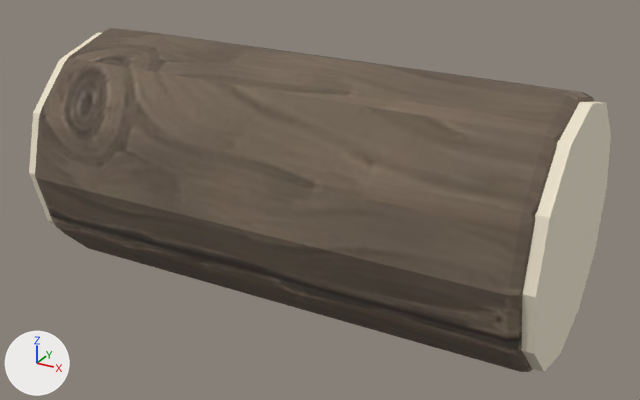
Renders of the glTF model assets/models/items/mushroom_wood.glb from each side of a commit.
Both versions are drawn from a 50 mm lens placed at (0.285, -0.506, 0.33), pointed at (0.008, -0.002, 0.078). The axes (+X, +Y, +Z) are drawn at lower left. The lights are the same throughout. The older version comes first. Vertices at exactly the same position are counted once.

In view in the first picture: 'model'.
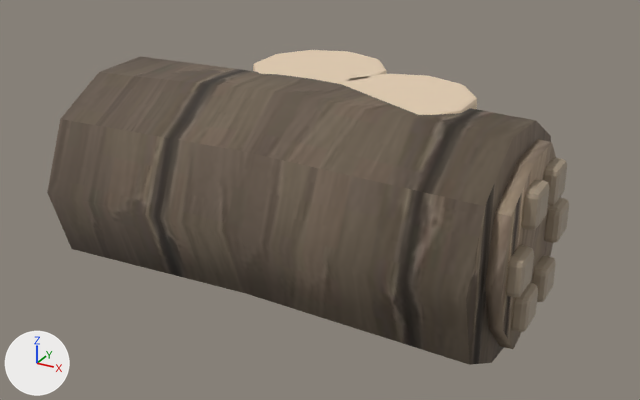
Changed parts and their boxes (x1, y1, x2, y2) in the pictures (640 x 400 px; the box of a moved part takes in the faces that stretch with it):
'model', reshaped (10% narrower, 8% shorter): before (29, 28, 611, 372); after (47, 50, 569, 365)
part 1 of me_cylinder_002, rebuilt (10% narrower, 10% shorter): before (35, 28, 594, 372); after (47, 56, 551, 365)
part 2 of me_cylinder_002, cut back: before (521, 101, 611, 372); after (485, 139, 569, 349)
part 3 of me_cylinder_002, added (beige): after (253, 50, 477, 115)
part 4 of me_cylinder_002, moved or reshaped (not visible afterwards): before (29, 33, 101, 224)

The change, as a list of edits to the scene's bpy script:
```text
Add img_mushwood_c:
    img_mushwood_c = load_image('mushwood_c', '_unpacked/mushwood_c', 512, 512, 'sRGB')
Add mat_mushwood_c:
    mat_mushwood_c = principled_material('mushwood_c')
    mat_mushwood_c.texture = img_mushwood_c
    mat_mushwood_c.roughness = 0.9
Add mat_c_001:
    mat_c_001 = principled_material('c.001')
    mat_c_001.base_color = (0.78, 0.62, 0.45)  # beige #e5ceb3
    mat_c_001.roughness = 0.7
Add mat_c:
    mat_c = principled_material('c')
    mat_c.base_color = (0.35, 0.28, 0.2)  # beige #a0907c
    mat_c.roughness = 0.6
Change me_cylinder_002:
    used by ob_model
    remove me_cylinder_002.from_pydata(...)  # 184 vertices, 356 faces; spans x -0.186..0.186, y -0.09..0.09, z 0.0..0.18
    remove me_cylinder_002.materials.append(mat_gill)  # pale yellow #efe5ce
    add me_cylinder_002.from_pydata(...)  # 686 vertices, 1328 faces; spans x -0.171..0.171, y -0.097..0.097, z 0.0..0.164
    me_cylinder_002 part 1: the loose piece of 136 vertices spanning x -0.18..0.18, y -0.09..0.09, z 0.0..0.18 is rebuilt with 30 vertices and now spans x -0.16..0.15, y -0.097..0.075, z 0.0..0.164
    me_cylinder_002 part 2: 24 vertices removed from x 0.176..0.186, y -0.085..0.085, z 0.005..0.175; 356 vertices added at x 0.154..0.171, y -0.071..0.058, z 0.017..0.144
    me_cylinder_002 part 3: 280 vertices added at x -0.067..0.108, y -0.036..0.097, z 0.148..0.16
    me_cylinder_002 part 4: 24 vertices removed from x -0.186..-0.176, y -0.085..0.085, z 0.005..0.175; 20 vertices added at x -0.171..-0.163, y -0.068..0.053, z 0.025..0.149
    add me_cylinder_002.materials.append(mat_c_001)  # beige #e5ceb3
    add me_cylinder_002.materials.append(mat_mushwood_c)  # picture img_mushwood_c
    add me_cylinder_002.materials.append(mat_c)  # beige #a0907c
```
